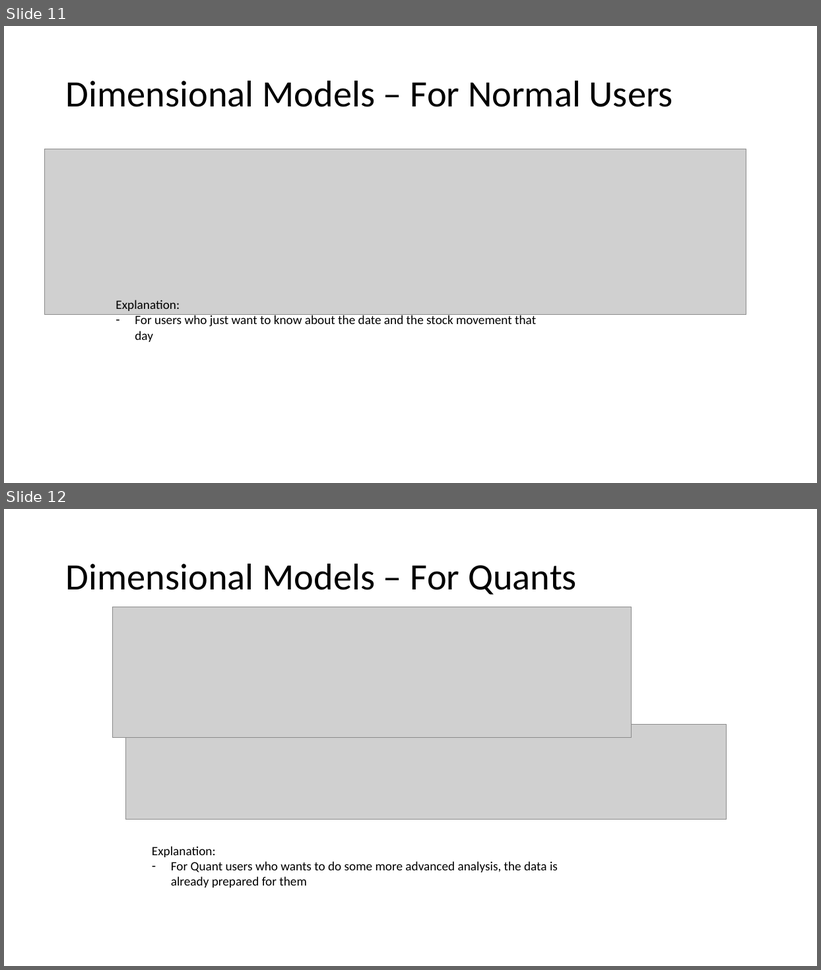
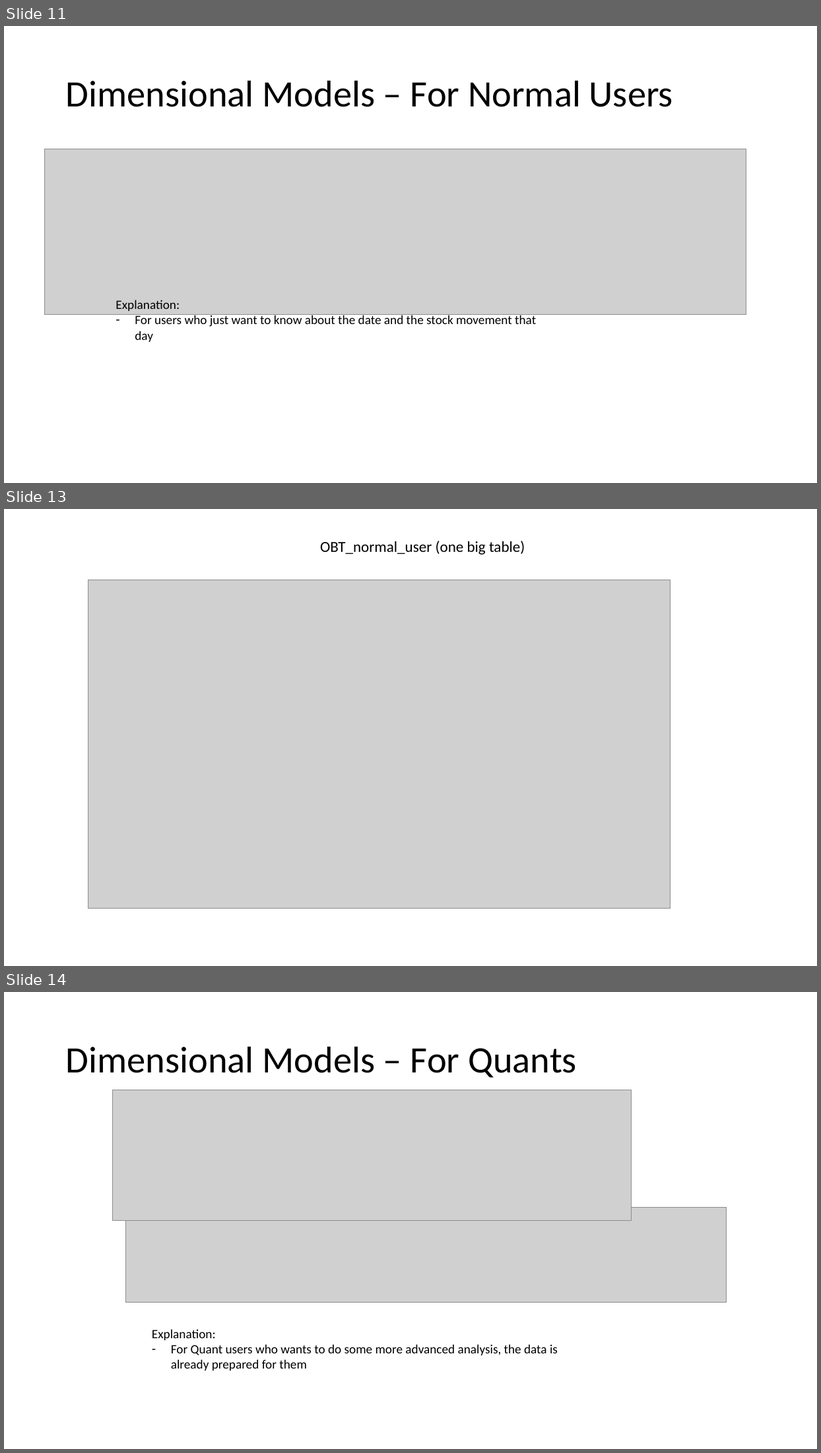
Before and after one commit to Quarky123/dataengineeringcamp-capstone, a slide deck: capstone presentation.pptx. Shown one above the other, each under a label of ours: slides 11 and 12 before the commit, slides 11, 13 and 14 after it; the slides between them are not shown. The pictures are 821x970 and 821x1453 pixels, drawn with LibreOffice and Linux fonts; fonts in the diff are those of the drawing; grey boxes stand for pictures. Boxes give left, top, right and bottom in pixels: in the first picture for what was removed or moved away, otherwise in the second. Text is boxed around its words. In the diff, an @@ line names an element or a change of style, - is before the commit and + after.

```diff
--- a/capstone presentation.pptx
+++ b/capstone presentation.pptx
@@ slide 13 added at <box>4,509,817,966</box>, background #FFFFFF @@
@@ text added at <box>320,541,525,555</box>, 18 pt, text #000000 @@
+OBT_normal_user (one big table)
@@ picture added at <box>88,580,671,908</box> @@
@@ what was slide 12 is now slide 14 @@
```
Also in this commit, not shown: 2 slides changed, 1 other slide added, 1 other file.
